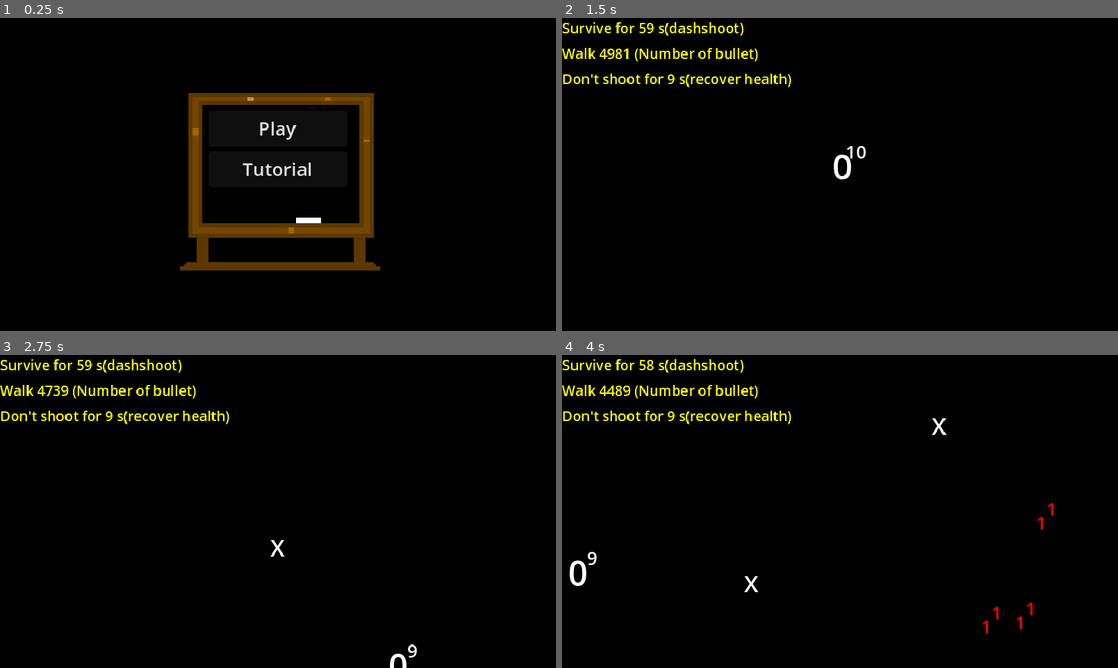
Above: before the commit, frames 1-4 (two rows, left to right).
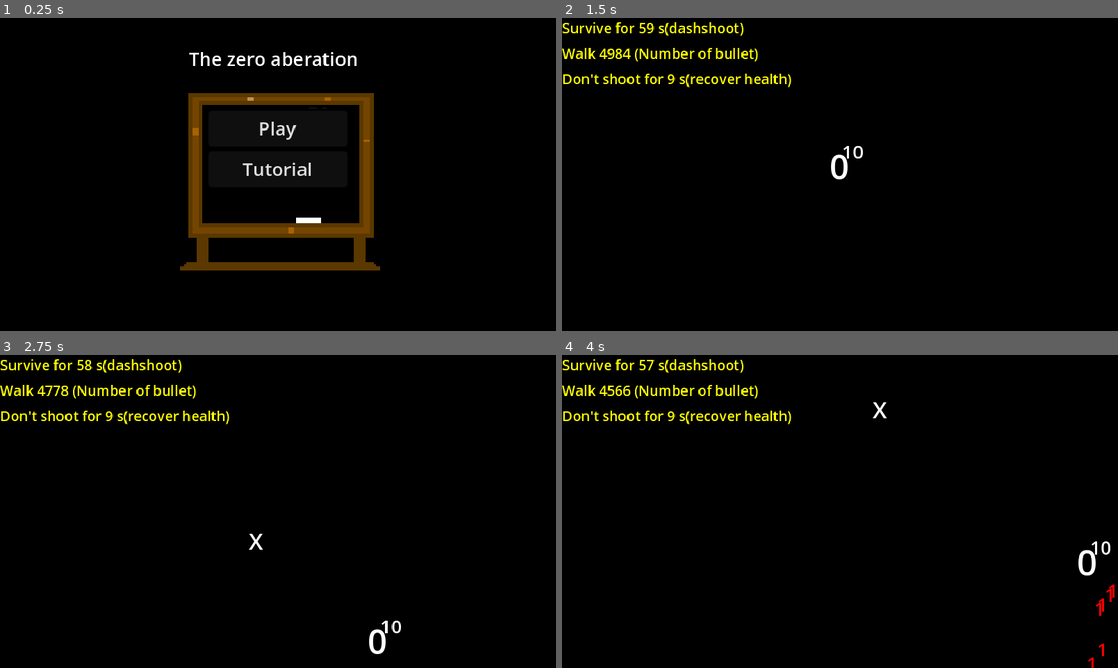
Above: after the commit, the same moments.

Repository: sentinelle28/game_jam_power
Game: Godot game, scene res://scene/main_menu/main.tscn
The game is run twice, just before and just after one commit, with the same random seed, the same clock (stepped at 60 frames per second) and the same inputs. Sound files missing from this copy of the repository are replaced by a short silence.
Inputs (mouse positions are in pixels of both pictures, inside the frame that each line leads up to):
- Up to frame 1 (0.25 s): no input
- Up to frame 2 (1.5 s): click "Play" at 0.5 s; move the mouse to (962, 158) at 1.27 s; press the mouse at (962, 158) at 1.28 s; hold D (move_right) from 1.28 s (still down)
- Up to frame 3 (2.75 s): move the mouse to (166, 527) at 2.02 s; release D (move_right) at 2.03 s; release the mouse at (166, 527) at 2.03 s; hold S (move_down) from 2.03 s (still down); right-click (166, 527) at 2.1 s; click (166, 527) at 2.3 s
- Up to frame 4 (4 s): move the mouse to (895, 442) at 2.77 s; release S (move_down) at 2.78 s; press the mouse at (895, 442) at 2.78 s; hold D (move_right) 2.78-3.53 s; move the mouse to (812, 574) at 3.52 s; release the mouse at (812, 574) at 3.53 s; hold Up (move_up) from 3.53 s (still down); click (812, 574) at 3.6 s

The runs differ from the first frame. In frame 1, 0.5% of the frame differs, in the area x 34-65%, y 10-16%; in frame 2, 0.3%; in frame 3, 0.5%; in frame 4, 0.9%, in the area x 1-100%, y 1-100%.

Commit message:
work in progress

Diff:
--- a/autoload/pause_menu/death/death_panel.gd
+++ b/autoload/pause_menu/death/death_panel.gd
@@ -12,7 +12,7 @@
 
 	get_tree().paused = true
 	$Panel/VBoxContainer/Label.text = "You completed " + str(Taskmanager.number_of_task_completed)
-	$Panel/VBoxContainer/Label.text += " task"
+	$Panel/VBoxContainer/Label.text += " tasks"
 	$Panel/VBoxContainer/Label2.text = "You survive  "
 	$Panel/VBoxContainer/Label2.text += str(GlobalTimer.minute) +":"
 	$Panel/VBoxContainer/Label2.text += str(int(GlobalTimer.get_time())) +"s"
@@ -30,3 +30,5 @@
 	GlobalTimer._reset()
 	EventListener._reset()
 	emit_signal("reset")
+	for i:int in range(3):
+		TaskOverlay._reset_color(i)
--- a/autoload/stats/environnement_stats/environnement_var.gd
+++ b/autoload/stats/environnement_stats/environnement_var.gd
@@ -6,6 +6,7 @@
 var power_spawn_time:float = 3.0
 var enemy_max_health_sup:int = 0
 
+var start_heigh:float = 1.5
 
 const difficulty_scaling:float = 0.25
 const spawn_time_scale:float = 0.35 #x/2
@@ -16,10 +17,8 @@
 	difficulty = 1
 	power_spawn_time = 3.0
 	enemy_max_health_sup = 0
+	start_heigh = 1.5
 
-func _change_difficulty()->void:
-	_augment_difficulty(difficulty_scaling)
-	Taskmanager._update_task_requiered()
 
 func _update_difficulty(time:float)->void:
 	if GlobalTimer.minute <= 4:
@@ -31,11 +30,12 @@
 func _augment_difficulty(to_add:float)->void:
 	difficulty += to_add
 	enemy_max_health_sup += 1
+	start_heigh *= 0.9
+	Taskmanager._update_task_requiered()
 
 
 func get_spawn_value(value:float)->float:
 	var modulo:int = int(value)%60
 	var size:float = 0.025
-	var start_heigh:float = 1.5
 	var calc_value:float = size * float(modulo) + start_heigh
 	return calc_value
--- a/autoload/stats/player_stats/playerstats.gd
+++ b/autoload/stats/player_stats/playerstats.gd
@@ -8,7 +8,7 @@
 var dash_recovery:float = 0.9
 var crit_change:int = 0
 var crit_damage:float = 2.0
-var shooting_cooldown:float = 1.0
+var shooting_cooldown:float = 0.7
 var bullet_size:int = 1
 var bullet_speed:int = 230
 var bullet_pierce:int = 0
--- a/autoload/task/task/taskmanager.gd
+++ b/autoload/task/task/taskmanager.gd
@@ -76,7 +76,7 @@
 
 
 func _update_task_requiered()->void:
-	number_of_task_needed_for_artifact =get_new_task_for_artifact(EnvironnementVar.difficulty)
+	number_of_task_needed_for_artifact = 5 + int(EnvironnementVar.difficulty/2)
 
 func get_new_task_for_artifact(value:float)->int:
 	var calc_value:float = 0.25*(value**2) + 3
--- a/c_actor/enemy/shooter.gd
+++ b/c_actor/enemy/shooter.gd
@@ -1,7 +1,7 @@
 extends BaseEnemy
 
 @export var bullet:PackedScene
-@export var range:float = 300
+@export var range:float = 170
 @export var wait_time:float = 0.4
 var cooldown:float = 0
 
--- a/c_actor/player/player.gd
+++ b/c_actor/player/player.gd
@@ -7,7 +7,7 @@
 @onready var screen_size:Vector2 = get_viewport_rect().size
 @export var gradient_texture:GradientTexture1D
 
-@export var shooting_cooldown:float = 0.5
+@export var shooting_cooldown:float = 1.5
 @export var dash_mult:float = 2.0
 @export var dash_invicibility_frame:float = 0.3
 @export var dash_recovery:float = 1.0
@@ -31,6 +31,8 @@
 	DeathPanel.connect("reset",_reset)
 	health_component.connect("death",_death)
 	health_component.connect("took_damage",_on_hit)
+	health_component.health = health_component.max_health
+	_reset()
 
 func _on_hit()->void:
 	AudioController._play("player hit")
@@ -50,6 +52,8 @@
 		set(property,Playerstats.player_properties[property])
 	on_player_hit_upgrade.clear()
 	on_player_dash.clear()
+	health_component.health = health_component.max_health
+	health_component._show_health()
 
 func _update_stats(upgrade:UpgradeStrategyPattern)->void:
 	if upgrade is HealthUpgrade:
--- a/project.godot
+++ b/project.godot
@@ -43,10 +43,6 @@
 window/size/window_width_override=1920
 window/size/window_height_override=1080
 window/stretch/mode="canvas_items"
-
-[editor_plugins]
-
-enabled=PackedStringArray("res://addons/godot_sfxr/plugin.cfg")
 
 [input]
 
--- a/scene/gameplay_scene/enemy_spawner.gd
+++ b/scene/gameplay_scene/enemy_spawner.gd
@@ -20,9 +20,12 @@
 func _spawn_enemy()->void:
 	var x:float = randf_range(-1,1)
 	var y:float = randf_range(-1,1)
+	var way:Vector2 = Vector2(x,y).normalized()
 	var new_enemy:BaseEnemy = EnemyRef.get_random_enemy()
 	enemy_stocker.add_child(new_enemy)
-	new_enemy.global_position = global_position + Vector2(x,y)*radius
+	if way == Vector2.ZERO:
+		way = Vector2(1,1)
+	new_enemy.global_position = global_position + way*radius
 
 
 func _on_timer_timeout() -> void:
--- a/scene/main_menu/main.tscn
+++ b/scene/main_menu/main.tscn
@@ -50,5 +50,16 @@
 layout_mode = 2
 text = "Tutorial"
 
+[node name="Label" type="Label" parent="CanvasLayer"]
+anchors_preset = 5
+anchor_left = 0.5
+anchor_right = 0.5
+offset_left = -24.0
+offset_top = 24.0
+offset_right = 16.0
+offset_bottom = 47.0
+grow_horizontal = 2
+text = "The zero aberation"
+
 [connection signal="pressed" from="CanvasLayer/TextureRect/VBoxContainer/Button" to="." method="_on_button_pressed"]
 [connection signal="pressed" from="CanvasLayer/TextureRect/VBoxContainer/Button2" to="." method="_on_button_2_pressed"]
Not shown, removed: addons/godot_sfxr/GodotSfxr.gd
Not shown, removed: addons/godot_sfxr/SfxrAudioStream.gd
Not shown, removed: addons/godot_sfxr/SfxrGenerator.gd
Not shown, removed: addons/godot_sfxr/SfxrGlobals.gd
Not shown, removed: addons/godot_sfxr/SfxrStreamPlayer.gd
Not shown, removed: addons/godot_sfxr/SfxrStreamPlayer2D.gd
Not shown, removed: addons/godot_sfxr/SfxrStreamPlayer3D.gd
Not shown, removed: addons/godot_sfxr/SfxrStreamPlayerInterface.gd
Not shown, removed: addons/godot_sfxr/plugin.cfg
Not shown, added: export_presets.cfg
Binary file removed: images/banner.png
Binary file removed: images/icon.png
(and 1 more such lines)
